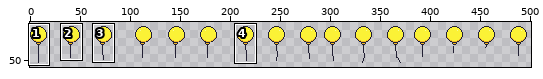
Two states of a pixel-art file, avatars/wearables_nondefault/accessory/other/balloon/balloon.aseprite. Above: a wide view before the commit, with the close-up outlined.
Close-up. Before the edit:
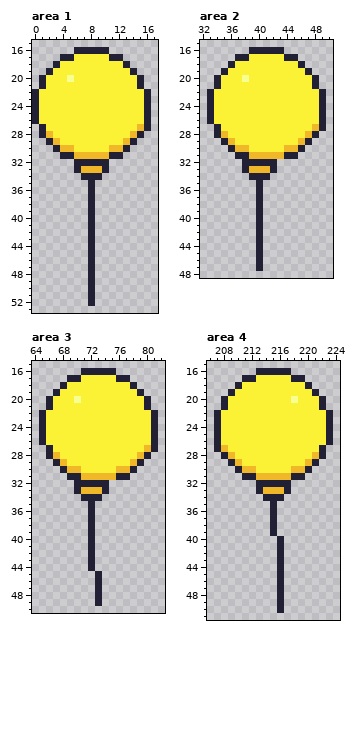
512x64 pixels, 1 frame. Shown: area 1: x 0..17, y 15..53; area 2: x 32..50, y 15..48; area 3: x 64..82, y 15..50; area 4: x 206..224, y 15..51. The wide view leaves out empty margins. The commit also changed other parts of the picture, which this record leaves out.
After:
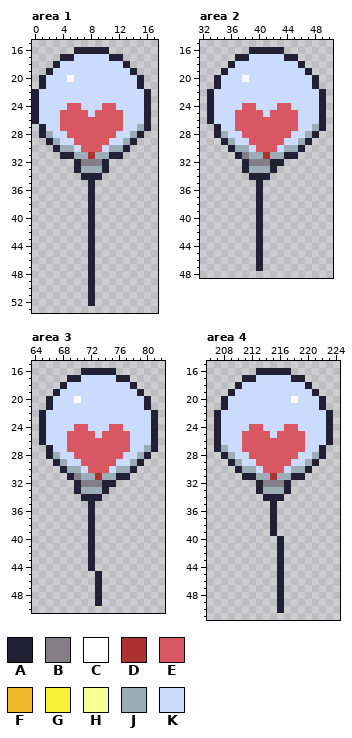
Palette (. is transparent): A #222034  B #847e87  C #ffffff  D #ac3232  E #d95763  F #f0b829  G #fbf236  H #f7ff92  J #9badb7  K #cbdbfc
What changed:
layer "deco" added
--- area 1, layers "deco", "other_behind"
@@ x 0..17 @@
 16 ......AAAAA.......
-17 ....AAGGGGGAA.....
-18 ...AGGGGGGGGGA....
-19 ..AGGGGGGGGGGGA...
-20 .AGGGHGGGGGGGGGA..
-21 .AGGGGGGGGGGGGGA..
-22 AGGGGGGGGGGGGGGGA.
-23 AGGGGGGGGGGGGGGGA.
-24 AGGGGGGGGGGGGGGGA.
-25 AGGGGGGGGGGGGGGGA.
-26 AGGGGGGGGGGGGGGGA.
-27 .AGGGGGGGGGGGGGFA.
-28 .AFGGGGGGGGGGGFA..
-29 ..AFGGGGGGGGGFA...
-30 ...AFFGGGGGFFA....
-31 ....AAFFFFFAA.....
-32 ......AAAAA.......
-33 ......AFFFA.......
+17 ....AAKKKKKAA.....
+18 ...AKKKKKKKKKA....
+19 ..AKKKKKKKKKKKA...
+20 .AKKKCKKKKKKKKKA..
+21 .AKKKKKKKKKKKKKA..
+22 AKKKKKKKKKKKKKKKA.
+23 AKKKKKKKKKKKKKKKA.
+24 AKKKKEEKKKEEKKKKA.
+25 AKKKEEEEKEEEEKKKA.
+26 AKKKEEEEEEEEEKKKA.
+27 .AKKEEEEEEEEEKKJA.
+28 .AJKKEEEEEEEKKJA..
+29 ..AJKKEEEEEKKJA...
+30 ...AJJKEEEKJJA....
+31 ....AAJJDJJAA.....
+32 ......ABBBA.......
+33 ......AJJJA.......
 34 .......AAA........
--- area 2, layers "deco", "other_behind"
@@ x 32..50 @@
 16 .......AAAAA.......
-17 .....AAGGGGGAA.....
-18 ....AGGGGGGGGGA....
-19 ...AGGGGGGGGGGGA...
-20 ..AGGGHGGGGGGGGGA..
-21 ..AGGGGGGGGGGGGGA..
-22 .AGGGGGGGGGGGGGGGA.
-23 .AGGGGGGGGGGGGGGGA.
-24 .AGGGGGGGGGGGGGGGA.
-25 .AGGGGGGGGGGGGGGGA.
-26 .AGGGGGGGGGGGGGGGA.
-27 ..AGGGGGGGGGGGGGFA.
-28 ..AFGGGGGGGGGGGFA..
-29 ...AFGGGGGGGGGFA...
-30 ....AFFGGGGGFFA....
-31 .....AAFFFFFAA.....
-32 ......AAAAA........
-33 ......AFFFA........
+17 .....AAKKKKKAA.....
+18 ....AKKKKKKKKKA....
+19 ...AKKKKKKKKKKKA...
+20 ..AKKKCKKKKKKKKKA..
+21 ..AKKKKKKKKKKKKKA..
+22 .AKKKKKKKKKKKKKKKA.
+23 .AKKKKKKKKKKKKKKKA.
+24 .AKKKKEEKKKEEKKKKA.
+25 .AKKKEEEEKEEEEKKKA.
+26 .AKKKEEEEEEEEEKKKA.
+27 ..AKKEEEEEEEEEKKJA.
+28 ..AJKKEEEEEEEKKJA..
+29 ...AJKKEEEEEKKJA...
+30 ....AJJKEEEKJJA....
+31 .....ABJJDJJAA.....
+32 ......ABBBAA.......
+33 ......AJJJA........
 34 .......AAA.........
--- area 3, layers "deco", "other_behind"
@@ x 64..82 @@
 16 .......AAAAA.......
-17 .....AAGGGGGAA.....
-18 ....AGGGGGGGGGA....
-19 ...AGGGGGGGGGGGA...
-20 ..AGGGHGGGGGGGGGA..
-21 ..AGGGGGGGGGGGGGA..
-22 .AGGGGGGGGGGGGGGGA.
-23 .AGGGGGGGGGGGGGGGA.
-24 .AGGGGGGGGGGGGGGGA.
-25 .AGGGGGGGGGGGGGGGA.
-26 .AGGGGGGGGGGGGGGGA.
-27 ..AGGGGGGGGGGGGGFA.
-28 ..AFGGGGGGGGGGGFA..
-29 ...AFGGGGGGGGGFA...
-30 ....AFFGGGGGFFA....
-31 .....AAFFFFFAA.....
-32 ......AAAAA........
-33 ......AFFFA........
+17 .....AAKKKKKAA.....
+18 ....AKKKKKKKKKA....
+19 ...AKKKKKKKKKKKA...
+20 ..AKKKCKKKKKKKKKA..
+21 ..AKKKKKKKKKKKKKA..
+22 .AKKKKKKKKKKKKKKKA.
+23 .AKKKKKKKKKKKKKKKA.
+24 .AKKKKEEKKKEEKKKKA.
+25 .AKKKEEEEKEEEEKKKA.
+26 .AKKKEEEEEEEEEKKKA.
+27 ..AKKEEEEEEEEEKKJA.
+28 ..AJKKEEEEEEEKKJA..
+29 ...AJKKEEEEEKKJA...
+30 ....AJJKEEEKJJA....
+31 .....ABJJDJJAA.....
+32 ......ABBBAA.......
+33 ......AJJJA........
 34 .......AAA.........
--- area 4, layers "deco", "other_front"
@@ x 206..224 @@
 16 .......AAAAA.......
-17 .....AAGGGGGAA.....
-18 ....AGGGGGGGGGA....
-19 ...AGGGGGGGGGGGA...
-20 ..AGGGGGGGGGHGGGA..
-21 ..AGGGGGGGGGGGGGA..
-22 .AGGGGGGGGGGGGGGGA.
-23 .AGGGGGGGGGGGGGGGA.
-24 .AGGGGGGGGGGGGGGGA.
-25 .AGGGGGGGGGGGGGGGA.
-26 .AGGGGGGGGGGGGGGGA.
-27 .AFGGGGGGGGGGGGGA..
-28 ..AFGGGGGGGGGGGFA..
-29 ...AFGGGGGGGGGFA...
-30 ....AFFGGGGGFFA....
-31 .....AAFFFFFAA.....
-32 .......AAAAA.......
-33 .......AFFFA.......
+17 .....AAKKKKKAA.....
+18 ....AKKKKKKKKKA....
+19 ...AKKKKKKKKKKKA...
+20 ..AKKKKKKKKKCKKKA..
+21 ..AKKKKKKKKKKKKKA..
+22 .AKKKKKKKKKKKKKKKA.
+23 .AKKKKKKKKKKKKKKKA.
+24 .AKKKKEEKKKEEKKKKA.
+25 .AKKKEEEEKEEEEKKKA.
+26 .AKKKEEEEEEEEEKKKA.
+27 .AJKKEEEEEEEEEKKA..
+28 ..AJKKEEEEEEEKKJA..
+29 ...AJKKEEEEEKKJA...
+30 ....AJJKEEEKJJA....
+31 .....AAJJDJJAA.....
+32 .......ABBBA.......
+33 .......AJJJA.......
 34 ........AAA........
Where, in picture pixels (left, top, right, bottom), the same in both close-ups:
changed: (39, 54, 144, 173)
changed: (214, 54, 319, 173)
changed: (46, 375, 151, 494)
changed: (221, 375, 326, 494)
